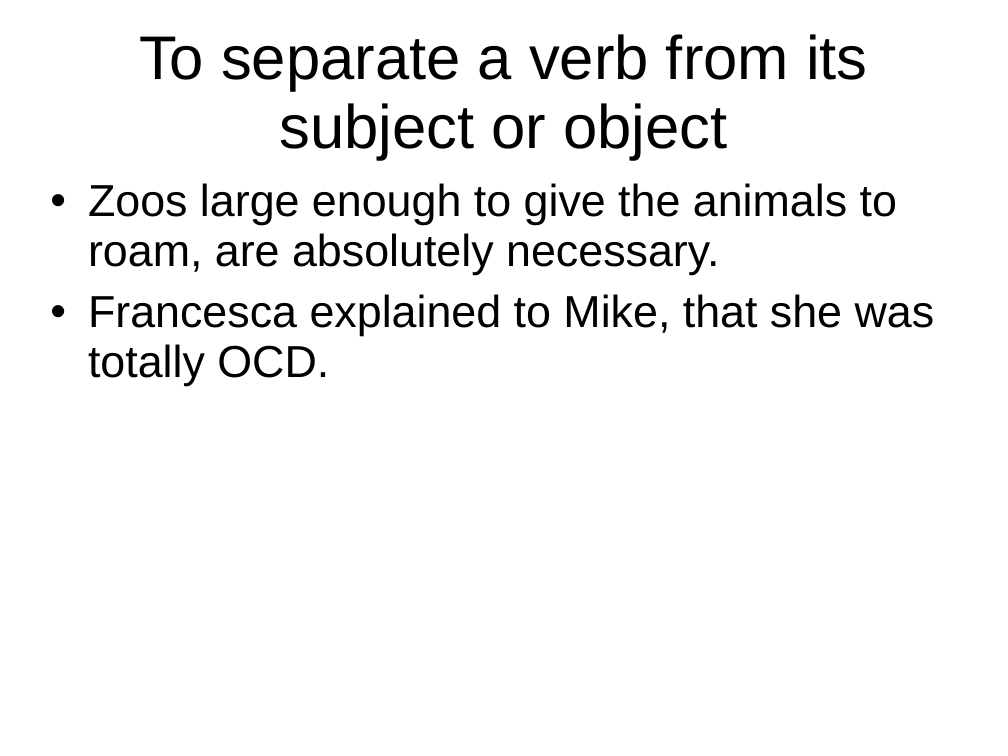
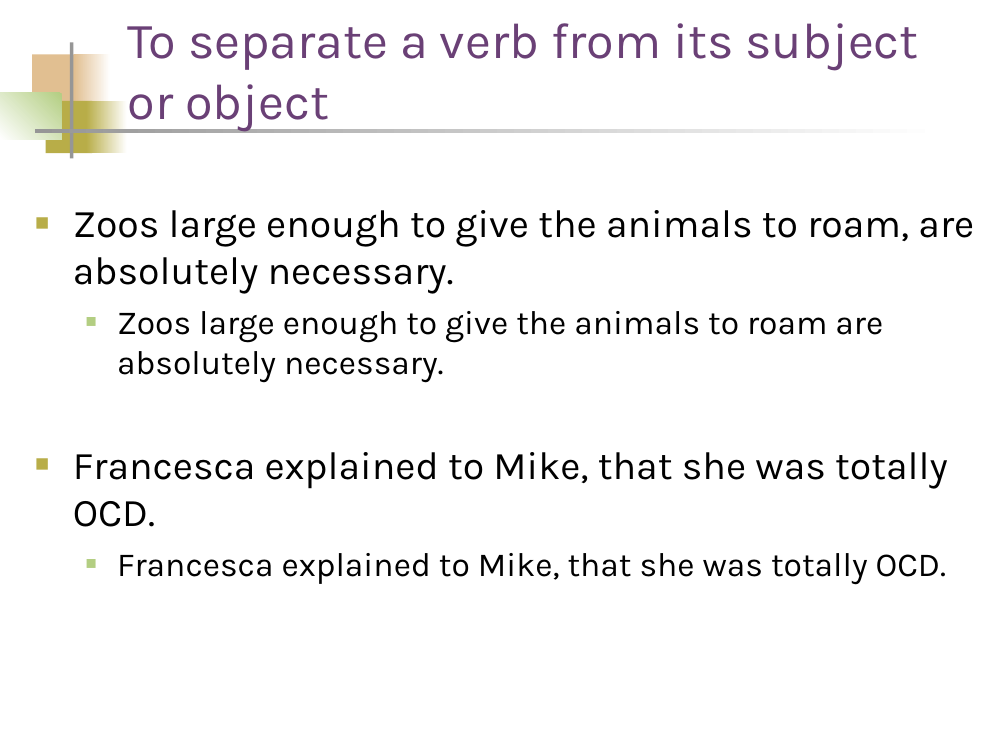
Before and after one commit to palmerc/lab, a slide deck: slide 16 of classes/engl4190/commas_and_end_punctuation.ppt (slide 17 before the commit). Drawn at 1008x756 pixels with LibreOffice and Linux fonts; fonts in the diff are those of the drawing. Boxes give left, top, right and bottom in pixels: in the first picture for what was removed or moved away, otherwise in the second. Text is boxed around its words. In the diff, an @@ line names an element or a change of style, - is before the commit and + after.

```diff
--- a/classes/engl4190/commas_and_end_punctuation.ppt
+++ b/classes/engl4190/commas_and_end_punctuation.ppt
@@ title "To separate a verb from ...": place and size @@
-title "To separate a verb from ..." at box(139, 34, 868, 159)
+title "To separate a verb from ..." at box(128, 23, 919, 131)
@@ title "To separate a verb from ..." at box(128, 23, 919, 131): size 44 to 36 pt, font Arial to Karla, text colour #000000 to #6A4076; alignment centre to left; line spacing 0.93 to 1; vertical alignment middle to bottom @@
@@ rectangle added at box(32, 54, 81, 107), fill #E1BF91 @@
@@ rectangle added at box(70, 42, 73, 158), fill #969696 @@
@@ rectangle added at box(75, 54, 111, 107), fill gradient #FFFFFF to #E1BF91 @@
@@ rectangle added at box(0, 93, 61, 139), fill gradient #B3CE82 to #FFFFFF @@
@@ rectangle added at box(45, 101, 92, 153), fill #B8AD48 @@
@@ rectangle added at box(87, 101, 127, 153), fill gradient #FFFFFF to #B8AD48 @@
@@ rectangle added at box(35, 129, 942, 132), fill gradient #FFFFFF to #969696 @@
@@ text "Zoos large enough to give ...": place and size @@
-text "Zoos large enough to give ..." at box(88, 183, 935, 386)
+text "Zoos large enough to give ..." at box(73, 210, 974, 585)
@@ text at box(73, 210, 974, 527): size 32 to 28 pt, font Arial to Karla in "Zoos large enough to give the animals ...", "Francesca explained to Mike, that she was ..."; bullet • to ■; line spacing 0.93 to 1; less space between paragraphs; bullet colour #000000 to #B8AD48 @@
@@ text at box(117, 311, 883, 383): paragraph added @@
+  ■ Zoos large enough to give the animals to roam are absolutely necessary.
@@ text at box(117, 553, 946, 585): paragraph added @@
+  ■ Francesca explained to Mike, that she was totally OCD.
```
Also in this commit, not shown: 17 other slides changed, 2 slides added, 4 slides removed.
